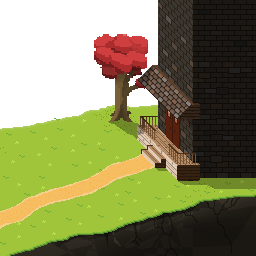
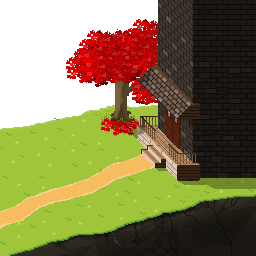
Layer changes from the first w=256, h=256 image to the second:
added layer "Layer 26" above "Layer 27" over [66,19,158,105]
added layer "Layer 27" above "Layer 22 copy 2" over [74,40,158,104]
added layer "Layer 22 copy 2" above "Layer 22" over [101,117,139,135]
added layer "Layer 22" (20%) above "Layer 8" over [101,114,139,136]
